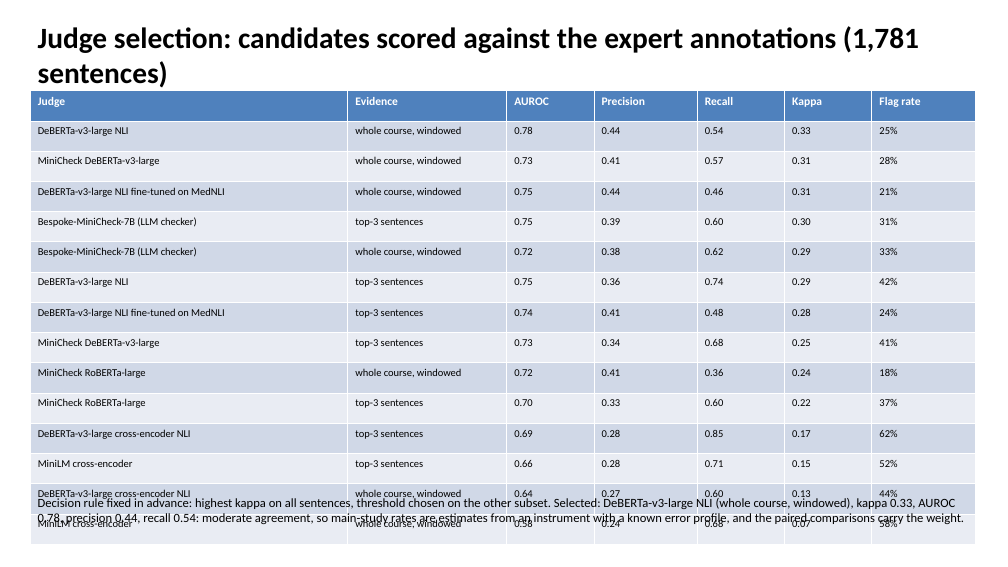
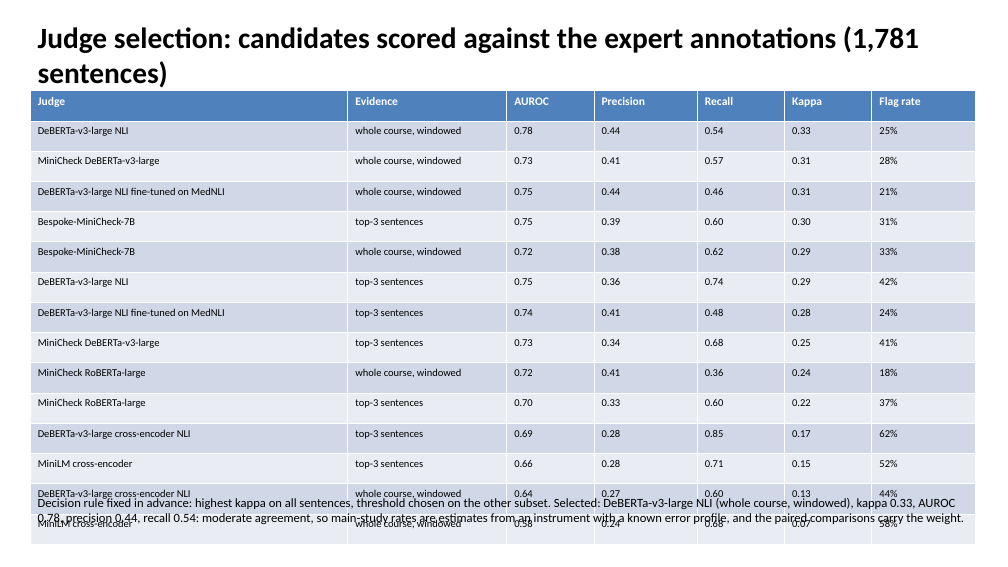
Before and after one commit to slay-a/medical-hallucination-eval, a slide deck: slide 8 of deliverables/Progress_Slides_Fall2026.pptx. Drawn at 1008x567 pixels with LibreOffice and Linux fonts; fonts in the diff are those of the drawing. Boxes give left, top, right and bottom in pixels: in the first picture for what was removed or moved away, otherwise in the second. Text is boxed around its words. In the diff, an @@ line names an element or a change of style, - is before the commit and + after.

```diff
--- a/deliverables/Progress_Slides_Fall2026.pptx
+++ b/deliverables/Progress_Slides_Fall2026.pptx
@@ table at <box>30,91,977,544</box> @@
-row 5, column 1: Bespoke-MiniCheck-7B (LLM checker)
+row 5, column 1: Bespoke-MiniCheck-7B
-row 6, column 1: Bespoke-MiniCheck-7B (LLM checker)
+row 6, column 1: Bespoke-MiniCheck-7B
```
Also in this commit, not shown: 6 other slides changed, 2 slides added, 17 other files.
